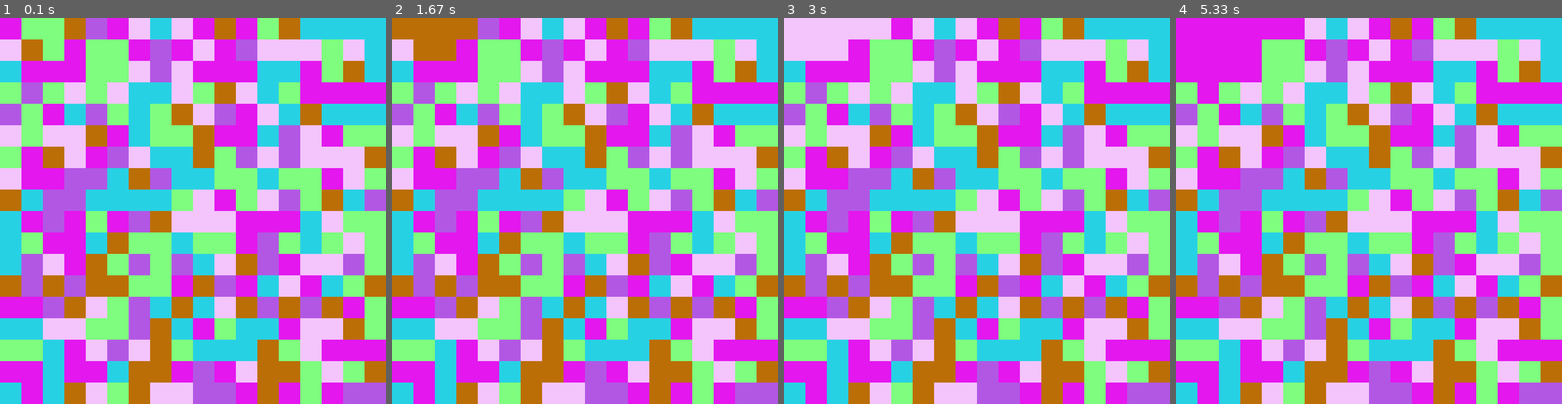
Above: before the commit, frames 1-4 (left to right).
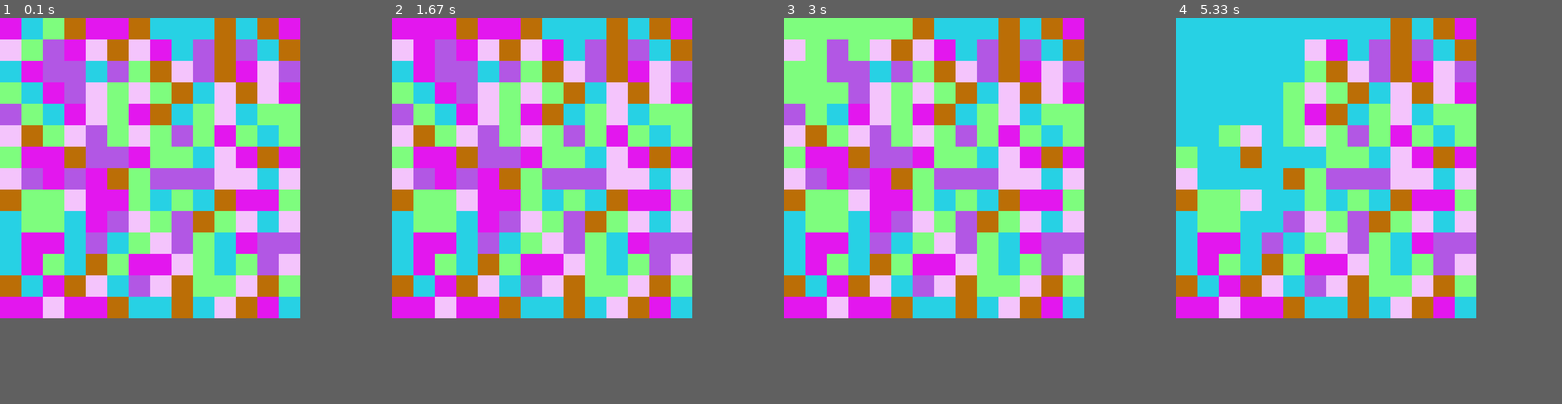
Above: after the commit, the same moments.

Repository: sandromund/pygame_flood_it
Game: pygame game, started from main.py
Same seed, same stepped clock (60 frames per second), same inputs: the game is played once before the commit and once after it.
Inputs (mouse positions are in pixels of both pictures, inside the frame that each line leads up to):
- Up to frame 1 (0.1 s): no input
- Up to frame 2 (1.67 s): press the mouse at (542, 187) at 0.37 s; move the mouse to (507, 180) at 0.47 s; release the mouse at (469, 172) at 0.6 s; click (449, 122) at 0.72 s; click (577, 195) at 1.05 s; click (434, 160) at 1.38 s
- Up to frame 3 (3 s): click (1046, 280) at 1.72 s; click (884, 68) at 2.05 s; click (1027, 160) at 2.38 s; click (996, 114) at 2.72 s
- Up to frame 4 (5.33 s): click (1233, 68) at 3.05 s; click (1241, 199) at 3.38 s; click (1280, 257) at 3.72 s; click (1260, 114) at 4.05 s; click (1295, 156) at 4.38 s; click (1419, 241) at 4.72 s; click (1257, 268) at 5.05 s
In our replay, the window is 900x900 before the commit and 700x700 after it. These sizes can differ from the game's own. Grey fills any space a smaller window leaves; there, only what the larger window draws over its background counts as a difference.

The runs differ from the first frame. In frame 1, 76% of the frame differs, in the area x 0-100%, y 0-100%; in frame 2, 77%; in frame 3, 78%; in frame 4, 80%.

Commit message:
Update main.py

Diff:
--- a/main.py
+++ b/main.py
@@ -3,10 +3,10 @@
 import numpy as np
 import pygame
 
-BOARD_SIZE = 18
+BOARD_SIZE = 14
 N_COLORS = 6
 CELL_SIZE = 50
-BACKGROUND_COLOR = (194, 173, 138)
+N_MAX_MOVES = 25
 
 colors = np.random.randint(255, size=(N_COLORS, 3))
 board = np.random.randint(N_COLORS, size=(BOARD_SIZE, BOARD_SIZE))
@@ -15,7 +15,7 @@
 window_size = CELL_SIZE * BOARD_SIZE
 pygame.init()
 screen = pygame.display.set_mode((window_size, window_size))
-pygame.display.set_caption('Flood-it!')
+moves_counter = 0
 
 
 def calculate_rects():
@@ -56,7 +56,7 @@
     x_mouse, y_mouse = mouse_position
     x_new = ((x_mouse + CELL_SIZE) // CELL_SIZE) - 1
     y_new = ((y_mouse + CELL_SIZE) // CELL_SIZE) - 1
-    return x_new, y_new
+    return board[x_new][y_new]
 
 
 def find_connection():
@@ -83,25 +83,23 @@
         for y_board in range(BOARD_SIZE):
             if connected[x_board][y_board] > 0:
                 board[x_board][y_board] = new_color
-    find_connection()
 
 
 find_connection()
 
 running = True
 while running:
+    pygame.display.set_caption(f'Flood-it! - Move: {moves_counter} / {N_MAX_MOVES}')
     for event in pygame.event.get():
         if event.type == pygame.QUIT:
             running = False
         mouse_buttons = pygame.mouse.get_pressed()
         if mouse_buttons[0]:
             mouse_pos = pygame.mouse.get_pos()
-            x, y = get_color_of_clicked_rect(mouse_pos)
-            clicked_color = board[x][y]
+            clicked_color = get_color_of_clicked_rect(mouse_pos)
             color_connected(clicked_color)
-            print(x, y, clicked_color)
-
-    screen.fill(BACKGROUND_COLOR)
+            find_connection()
+            moves_counter += 1
     draw_board()
 
     pygame.display.flip()
